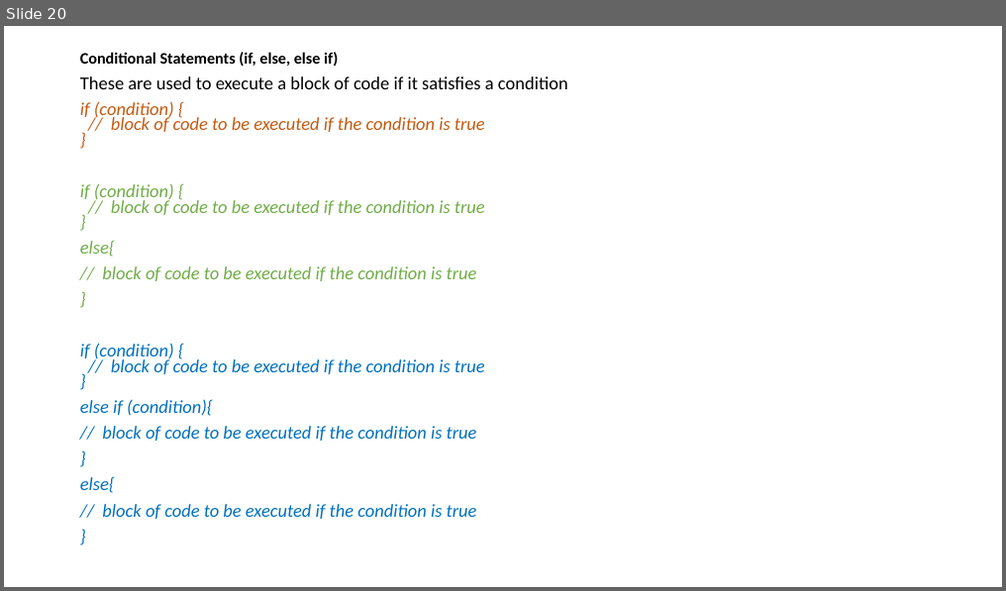
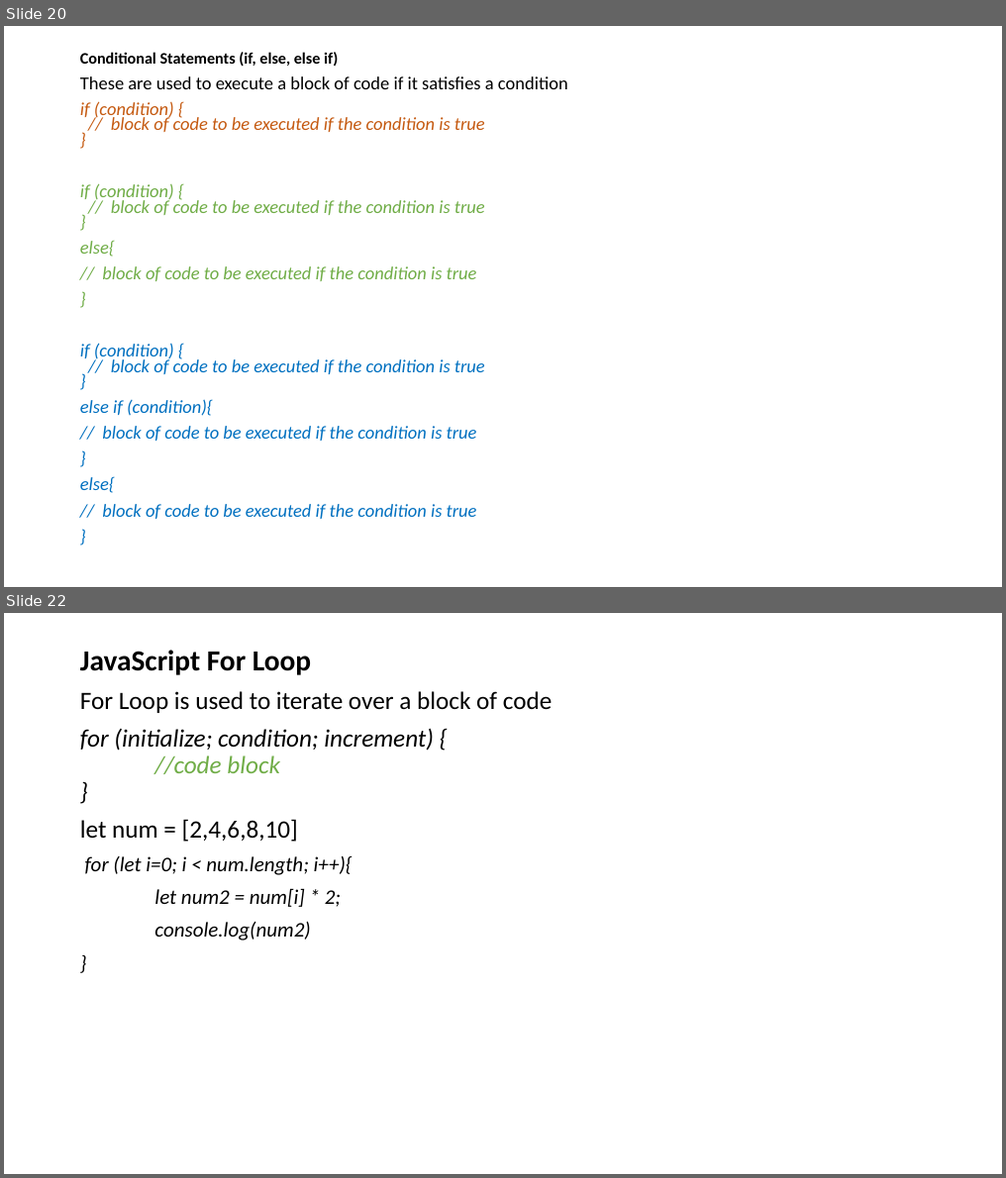
Before and after one commit to adeakinwe/AcademyFourPointZero, a slide deck: xx/lecture2/javascript/javascript.pptx. Shown one above the other, each under a label of ours: slide 20 before the commit, slides 20 and 22 after it; the slides between them are not shown. The pictures are 1006x591 and 1006x1178 pixels, drawn with LibreOffice and Linux fonts; fonts in the diff are those of the drawing. Boxes give left, top, right and bottom in pixels: in the first picture for what was removed or moved away, otherwise in the second. Text is boxed around its words. In the diff, an @@ line names an element or a change of style, - is before the commit and + after.

```diff
--- a/xx/lecture2/javascript/javascript.pptx
+++ b/xx/lecture2/javascript/javascript.pptx
@@ slide 22 added at (4, 613, 1002, 1174), background #FFFFFF @@
@@ text added at (80, 650, 552, 941), 24 pt, text #000000, italic @@
+JavaScript For Loop
+For Loop is used to iterate over a block of code
+for (initialize; condition; increment) {
+//code block
+}
+let num = [2,4,6,8,10]
+for (let i=0; i < num.length; i++){
+let num2 = num[i] * 2;
+console.log(num2)
+}
```
Also in this commit, not shown: 1 other slide added, 3 other files.
